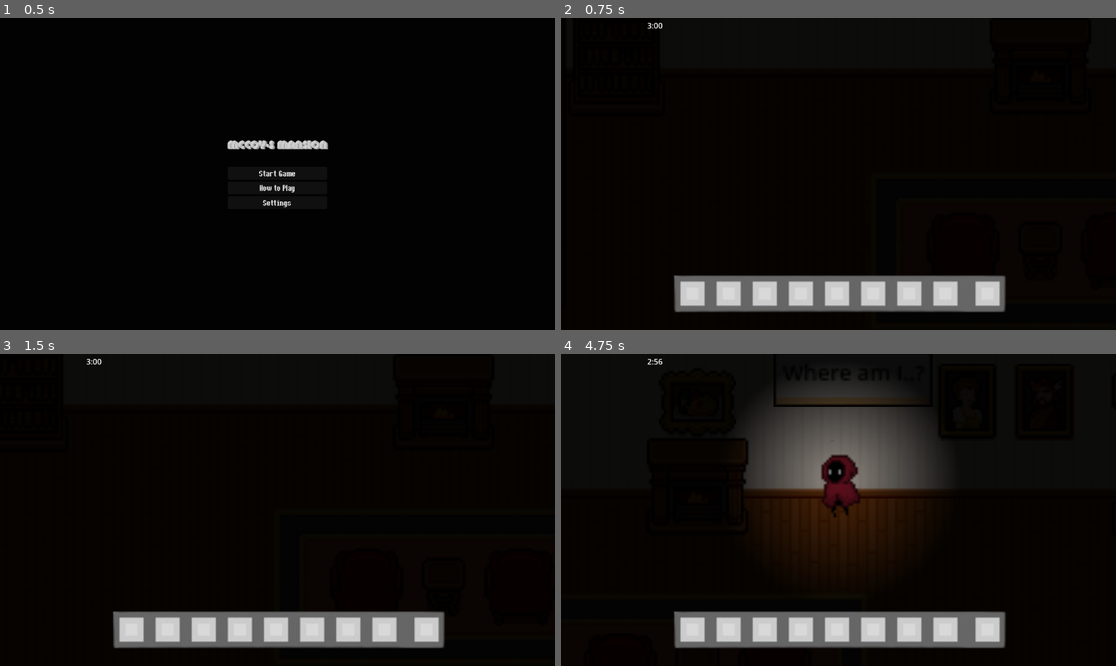
Above: before the commit, frames 1-4 (two rows, left to right).
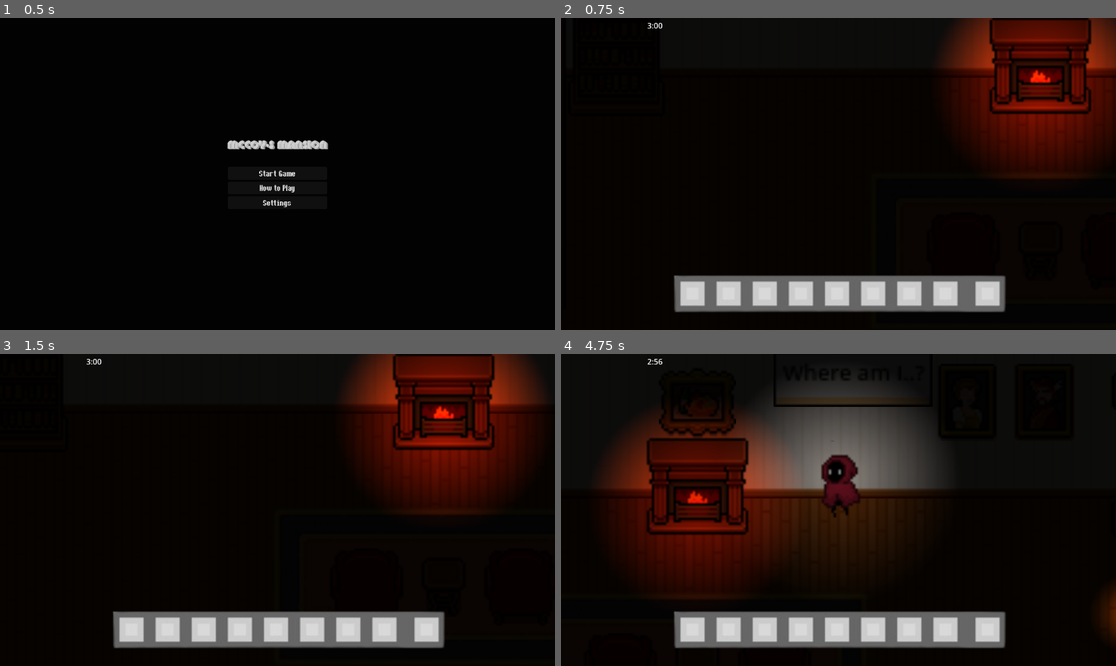
Above: after the commit, the same moments.

Repository: ChiefGuap/McCoy-s-Mansion
Game: Godot game, scene res://main_menu.tscn
Two runs of this game, one before a commit and one after it. Both use one fixed random seed, a clock stepped at 60 frames per second and the inputs below.
Inputs:
- Up to frame 1 (0.5 s): no input
- Up to frame 2 (0.75 s): click "Start Game" at 0.5 s
- Up to frame 3 (1.5 s): hold Right (move_right) from 1.28 s (still down)
- Up to frame 4 (4.75 s): release Right (move_right) at 2.03 s; hold Down (move_down) 2.03-2.78 s; hold Right (move_right) 2.78-3.53 s; hold Up (move_up) 3.53-4.28 s; hold Left (move_left) from 4.28 s (still down)

Frame 1 is identical in both runs. In frame 2, 13% of the frame differs, in the area x 68-100%, y 0-52%; in frame 3, 14%; in frame 4, 15%, in the area x 7-100%, y 17-92%.

Commit message:
Added lights to level 1

Diff:
--- a/scenes/level_1.tscn
+++ b/scenes/level_1.tscn
@@ -1,8 +1,12 @@
-[gd_scene load_steps=8 format=4 uid="uid://dmq6nvcat2li"]
+[gd_scene load_steps=14 format=4 uid="uid://dmq6nvcat2li"]
 
 [ext_resource type="Texture2D" uid="uid://mmijjq8pb6ma" path="res://assets/FancyMansion_Furniture/fancy_mansion_furnitureset_withshadow.png" id="1_wwpf4"]
+[ext_resource type="Script" uid="uid://qf10fuw5ufoa" path="res://scripts/level1_candle_light_1.gd" id="2_4nkto"]
 [ext_resource type="Texture2D" uid="uid://soh8g5h3wq8g" path="res://assets/FancyMansion_Furniture/fancy_mansion_room_door_tiles.png" id="2_m7ahb"]
+[ext_resource type="Script" uid="uid://roein1hna230" path="res://scripts/level1_candle_light_2.gd" id="3_fcfvj"]
 [ext_resource type="PackedScene" uid="uid://dhdit42n4mvrh" path="res://scenes/level_1_painting.tscn" id="3_rus8k"]
+[ext_resource type="PackedScene" uid="uid://xpoqhrg7wk6t" path="res://scenes/level_1_fireplace.tscn" id="4_5xbjy"]
+[ext_resource type="Script" uid="uid://hgwk2pk6p48h" path="res://scripts/level1_candle_light_3.gd" id="4_pa8r4"]
 
 [sub_resource type="TileSetAtlasSource" id="TileSetAtlasSource_feb5d"]
 texture = ExtResource("1_wwpf4")
@@ -197,6 +201,18 @@
 physics_layer_0/collision_layer = 1
 sources/1 = SubResource("TileSetAtlasSource_feb5d")
 
+[sub_resource type="Gradient" id="Gradient_5xbjy"]
+colors = PackedColorArray(0.9411765, 0.7254902, 0.015686275, 1, 0, 0, 0, 1)
+
+[sub_resource type="GradientTexture2D" id="GradientTexture2D_4nkto"]
+gradient = SubResource("Gradient_5xbjy")
+width = 75
+height = 75
+fill = 1
+fill_from = Vector2(0.5, 0.5)
+fill_to = Vector2(0.5, 1)
+metadata/_snap_enabled = true
+
 [sub_resource type="TileSetAtlasSource" id="TileSetAtlasSource_wwpf4"]
 texture = ExtResource("2_m7ahb")
 texture_region_size = Vector2i(32, 32)
@@ -386,7 +402,7 @@
 
 [node name="FurnitureLayer1" type="TileMapLayer" parent="."]
 z_index = 1
-tile_map_data = PackedByteArray("AAABAAIAAQAAAA8AAAAEAAEAAQA …(800 unchanged characters)… VABkAAAAYAA0AAQAAABQAAAABAA0AAQACABUAAAAMAAMAAQAQABUAAAA=")
+tile_map_data = PackedByteArray("AAABAAIAAQAAAA8AAAAEAAEAAQA …(800 unchanged characters)… VABkAAAAYAA0AAQAAABQAAAABAA0AAQACABUAAAA=")
 tile_set = SubResource("TileSet_fc0e3")
 
 [node name="FurnitureLayer2" type="TileMapLayer" parent="."]
@@ -394,6 +410,24 @@
 tile_map_data = PackedByteArray("AAAYAAcAAQAEAAQAAAAKAAgAAQAIAAIAAAAMAAgAAQAEAAIAAAAOAAgAAQAIAAIAAAA=")
 tile_set = SubResource("TileSet_fc0e3")
 
+[node name="CandleLight1" type="PointLight2D" parent="."]
+position = Vector2(385, 112)
+scale = Vector2(0.625, 0.5)
+texture = SubResource("GradientTexture2D_4nkto")
+script = ExtResource("2_4nkto")
+
+[node name="CandleLight2" type="PointLight2D" parent="."]
+position = Vector2(392, 112)
+scale = Vector2(0.625, 0.5)
+texture = SubResource("GradientTexture2D_4nkto")
+script = ExtResource("3_fcfvj")
+
+[node name="CandleLight3" type="PointLight2D" parent="."]
+position = Vector2(399, 112)
+scale = Vector2(0.625, 0.5)
+texture = SubResource("GradientTexture2D_4nkto")
+script = ExtResource("4_pa8r4")
+
 [node name="Wall" type="TileMapLayer" parent="."]
 z_index = 5
 tile_map_data = PackedByteArray("AAAMAAAAAAANAAQAAAAAAAAAAAAOAAQAAAABAAAAAAALAAIAAAACAAAAAAALAAIAAAADAAAAAAALAAIAAAAEAA …(496 unchanged characters)…
@@ -408,3 +442,6 @@
 
 [node name="McCoyPainting" parent="." instance=ExtResource("3_rus8k")]
 position = Vector2(344, 24)
+
+[node name="Level1Fireplace" parent="." instance=ExtResource("4_5xbjy")]
+position = Vector2(200, 56)
--- /dev/null
+++ b/scenes/level_1_fireplace.tscn
@@ -0,0 +1,34 @@
+[gd_scene load_steps=6 format=3 uid="uid://xpoqhrg7wk6t"]
+
+[ext_resource type="Texture2D" uid="uid://mmijjq8pb6ma" path="res://assets/FancyMansion_Furniture/fancy_mansion_furnitureset_withshadow.png" id="1_n5gcm"]
+[ext_resource type="Script" uid="uid://wqcxq7oxqwwg" path="res://scripts/fireplace_light_2d.gd" id="2_7ara4"]
+
+[sub_resource type="Gradient" id="Gradient_7ara4"]
+colors = PackedColorArray(1, 0.23529412, 0.003921569, 1, 0, 0, 0, 1)
+
+[sub_resource type="GradientTexture2D" id="GradientTexture2D_11sdf"]
+gradient = SubResource("Gradient_7ara4")
+fill = 1
+fill_from = Vector2(0.5, 0.6)
+fill_to = Vector2(0.8, 0.3)
+metadata/_snap_enabled = true
+
+[sub_resource type="CircleShape2D" id="CircleShape2D_k1dkb"]
+radius = 55.0
+
+[node name="Level1Fireplace" type="Node2D"]
+
+[node name="Sprite2D" type="Sprite2D" parent="."]
+texture = ExtResource("1_n5gcm")
+region_enabled = true
+region_rect = Rect2(256, 336, 48, 48)
+
+[node name="PointLight2D" type="PointLight2D" parent="."]
+texture = SubResource("GradientTexture2D_11sdf")
+texture_scale = 1.73
+script = ExtResource("2_7ara4")
+
+[node name="Area2D" type="Area2D" parent="."]
+
+[node name="CollisionShape2D" type="CollisionShape2D" parent="Area2D"]
+shape = SubResource("CircleShape2D_k1dkb")
--- /dev/null
+++ b/scripts/fireplace_light_2d.gd
@@ -0,0 +1,11 @@
+extends PointLight2D
+
+var target_energy = 1.0
+
+func _process(delta):
+	# Randomly change target energy slightly
+	if randf() > 0.9:
+		target_energy = randf_range(0.4, 1.2)
+
+	# Smoothly interpolate to the new energy
+	energy = lerp(energy, target_energy, delta * 10)
--- /dev/null
+++ b/scripts/level1_candle_light_1.gd
@@ -0,0 +1,11 @@
+extends PointLight2D
+
+var target_energy = 1.0
+
+func _process(delta):
+	# Randomly change target energy slightly
+	if randf() > 0.9:
+		target_energy = randf_range(0.4, 1.2)
+
+	# Smoothly interpolate to the new energy
+	energy = lerp(energy, target_energy, delta * 10)
--- /dev/null
+++ b/scripts/level1_candle_light_2.gd
@@ -0,0 +1,11 @@
+extends PointLight2D
+
+var target_energy = 1.0
+
+func _process(delta):
+	# Randomly change target energy slightly
+	if randf() > 0.9:
+		target_energy = randf_range(0.4, 1.2)
+
+	# Smoothly interpolate to the new energy
+	energy = lerp(energy, target_energy, delta * 10)
--- /dev/null
+++ b/scripts/level1_candle_light_3.gd
@@ -0,0 +1,11 @@
+extends PointLight2D
+
+var target_energy = 1.0
+
+func _process(delta):
+	# Randomly change target energy slightly
+	if randf() > 0.9:
+		target_energy = randf_range(0.4, 1.2)
+
+	# Smoothly interpolate to the new energy
+	energy = lerp(energy, target_energy, delta * 10)
Not shown, added: scripts/fireplace_light_2d.gd.uid
Not shown, added: scripts/level1_candle_light_1.gd.uid
Not shown, added: scripts/level1_candle_light_2.gd.uid
Not shown, added: scripts/level1_candle_light_3.gd.uid
